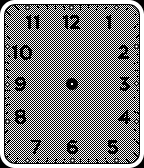
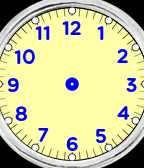
Layered file, before and after one edit (144 × 168). Changes by layer:
removed layer "corners" over [0, 0, 144, 168]
removed layer "border" over [0, 0, 144, 168]
removed layer "dots" over [5, 5, 139, 163]
removed layer "ticks" (was multiply) over [0, 0, 144, 168]
removed layer "numerals" (was multiply) over [0, 0, 144, 168]
removed layer "background dithered" over [0, 0, 144, 168]
added layer "d_face_ring.png" above "d_face_fg.png" over [0, 0, 144, 168]
added layer "d_face_fg.png" above "d_face_ticks.png" over [0, 4, 144, 164]
added layer "d_face_ticks.png" (multiply) above "d_face_labels.png" over [0, 2, 144, 167]
added layer "d_face_labels.png" above "Layer" over [7, 21, 137, 151]
added layer "Layer" over [0, 0, 144, 168]
